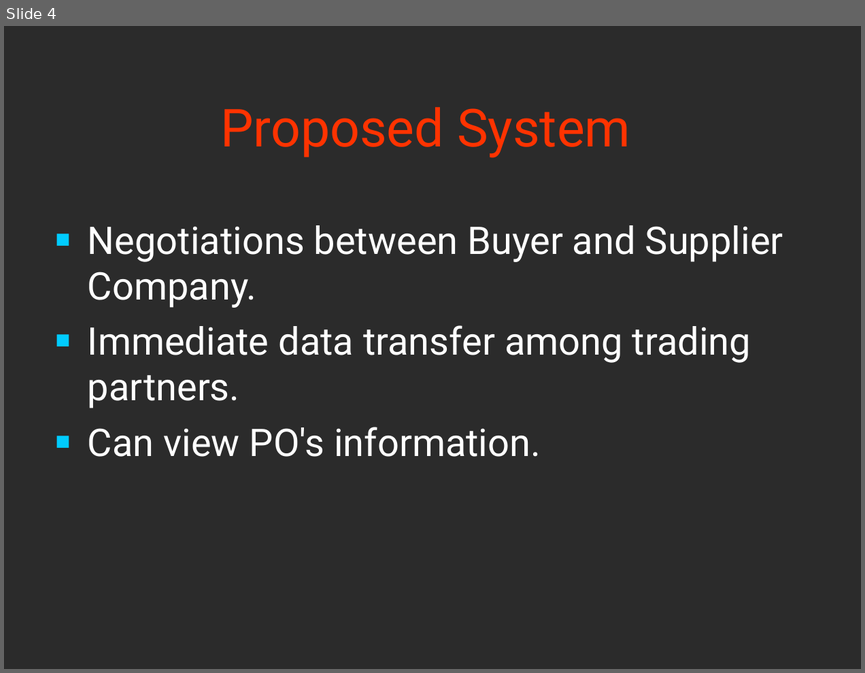
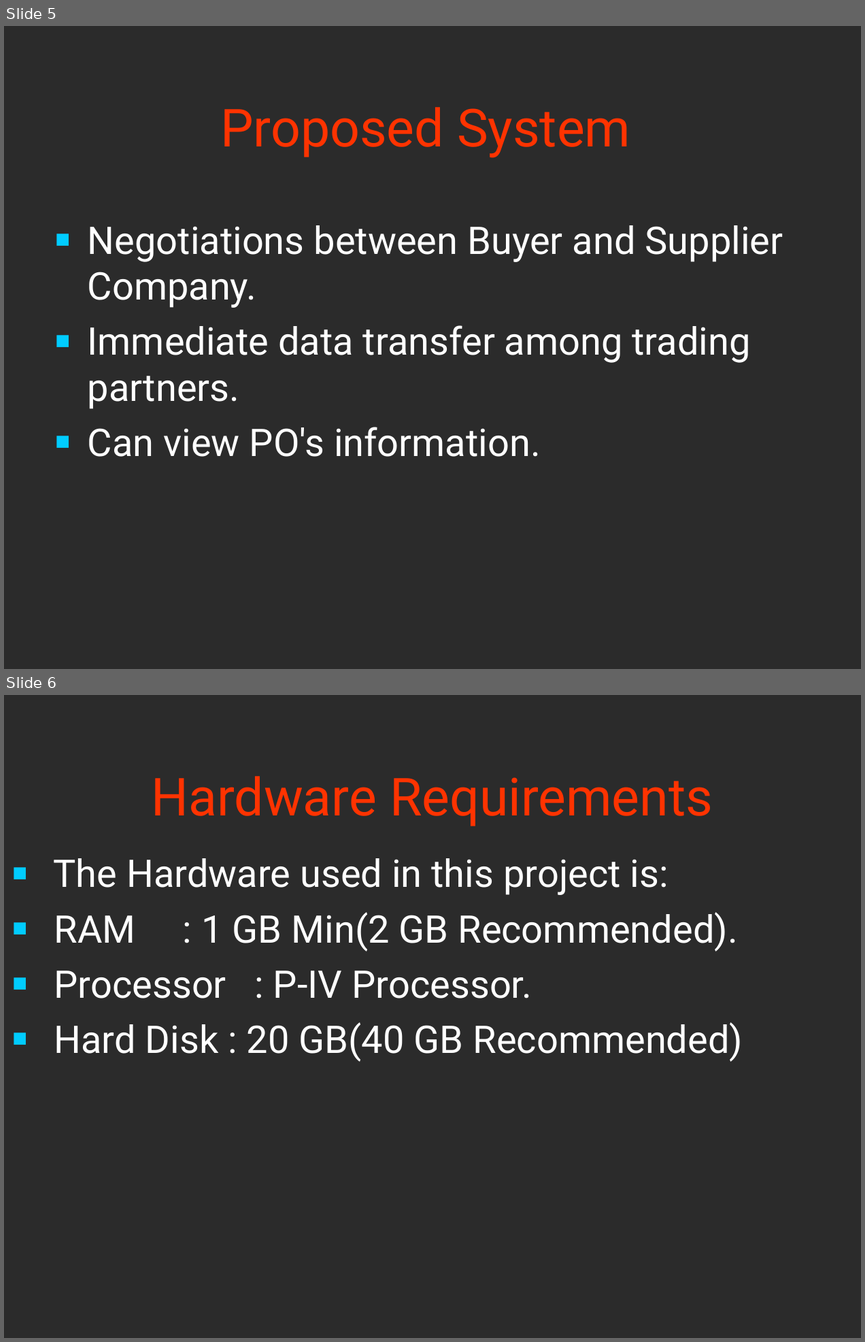
Before and after one commit to jinx5320/transport, a slide deck: PPT's-First Review.ppt. Shown one above the other, each under a label of ours: slide 4 before the commit, slides 5 and 6 after it. The pictures are 865x673 and 865x1342 pixels, drawn with LibreOffice and Linux fonts; fonts in the diff are those of the drawing; background and template pictures are left out; a plain dark background stands for a picture behind light text. Boxes give left, top, right and bottom in pixels: in the first picture for what was removed or moved away, otherwise in the second. Text is boxed around its words. In the diff, an @@ line names an element or a change of style, - is before the commit and + after.

```diff
--- a/PPT's-First Review.ppt
+++ b/PPT's-First Review.ppt
@@ slide 6 added at bbox=[4, 695, 861, 1338], background picture (left out) @@
@@ title added at bbox=[152, 776, 713, 826], 44 pt, text #FF3300 @@
+Hardware Requirements
@@ text added at bbox=[53, 858, 743, 1062], 32 pt, text #FFFFFF @@
+■ The Hardware used in this project is:
+■ RAM : 1 GB Min(2 GB Recommended).
+■ Processor : P-IV Processor.
+■ Hard Disk : 20 GB(40 GB Recommended)
@@ what was slide 4 is now slide 5 @@
```
Also in this commit, not shown: 5 other slides added, 2 slides removed, 9 other files.
